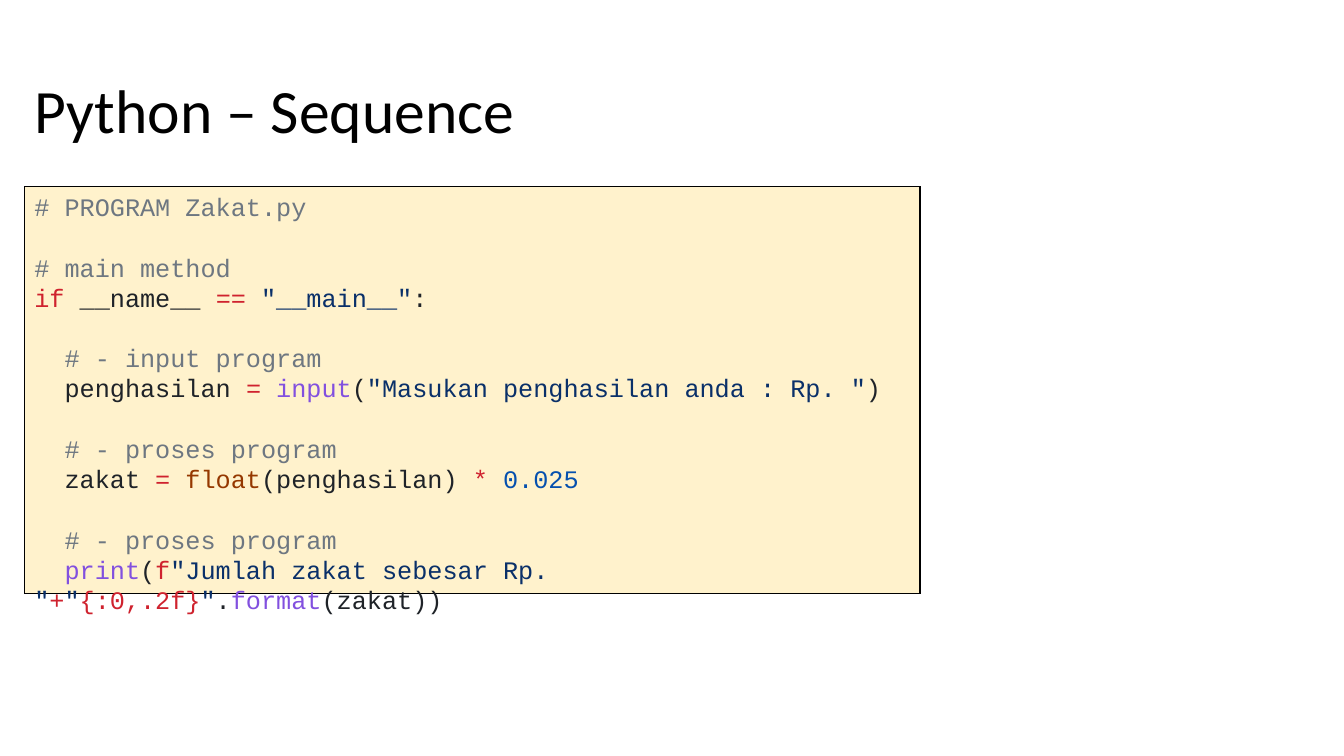
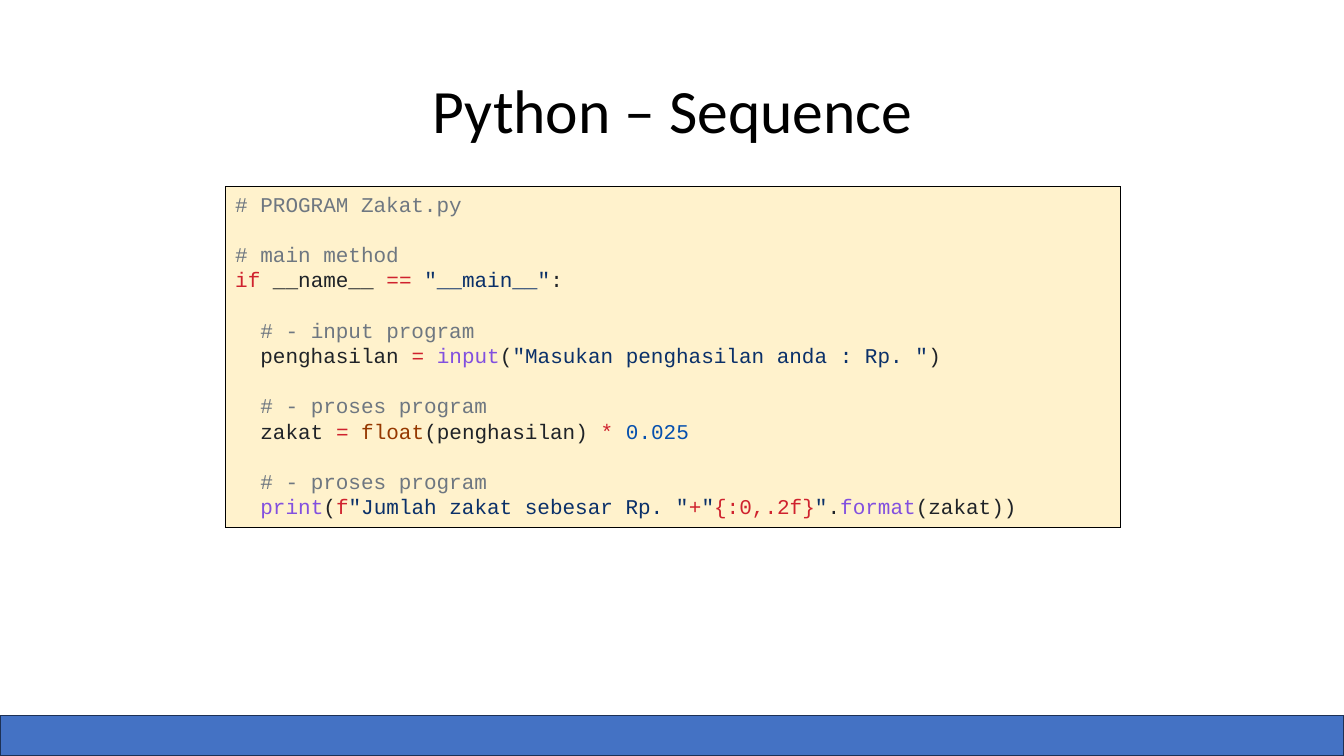
Before and after one commit to kusin/bahan-ajar-ML, a slide deck: slide 7 of dokumentasi ppt/Pertemuan 1 – Pengantar Bahasa Python.pptx (slide 8 before the commit). Drawn at 1344x756 pixels with LibreOffice and Linux fonts; fonts in the diff are those of the drawing. Boxes give left, top, right and bottom in pixels: in the first picture for what was removed or moved away, otherwise in the second. Text is boxed around its words. In the diff, an @@ line names an element or a change of style, - is before the commit and + after.

```diff
--- a/dokumentasi ppt/Pertemuan 1 – Pengantar Bahasa Python.pptx
+++ b/dokumentasi ppt/Pertemuan 1 – Pengantar Bahasa Python.pptx
@@ title "Python – Sequence" at (433,90,912,143): alignment left to centre @@
@@ rectangle "# PROGRAM Zakat.py": place and size @@
-rectangle "# PROGRAM Zakat.py" at (24,187,920,594)
+rectangle "# PROGRAM Zakat.py" at (226,187,1121,527)
@@ rectangle "# PROGRAM Zakat.py" at (226,187,1121,527): size 18 to 15 pt @@
@@ rectangle added at (0,716,1344,756), fill #4472C4, outline #1E3256 1 pt @@
```
Also in this commit, not shown: 6 other slides changed, 7 slides added, 2 slides removed, 10 other files.
